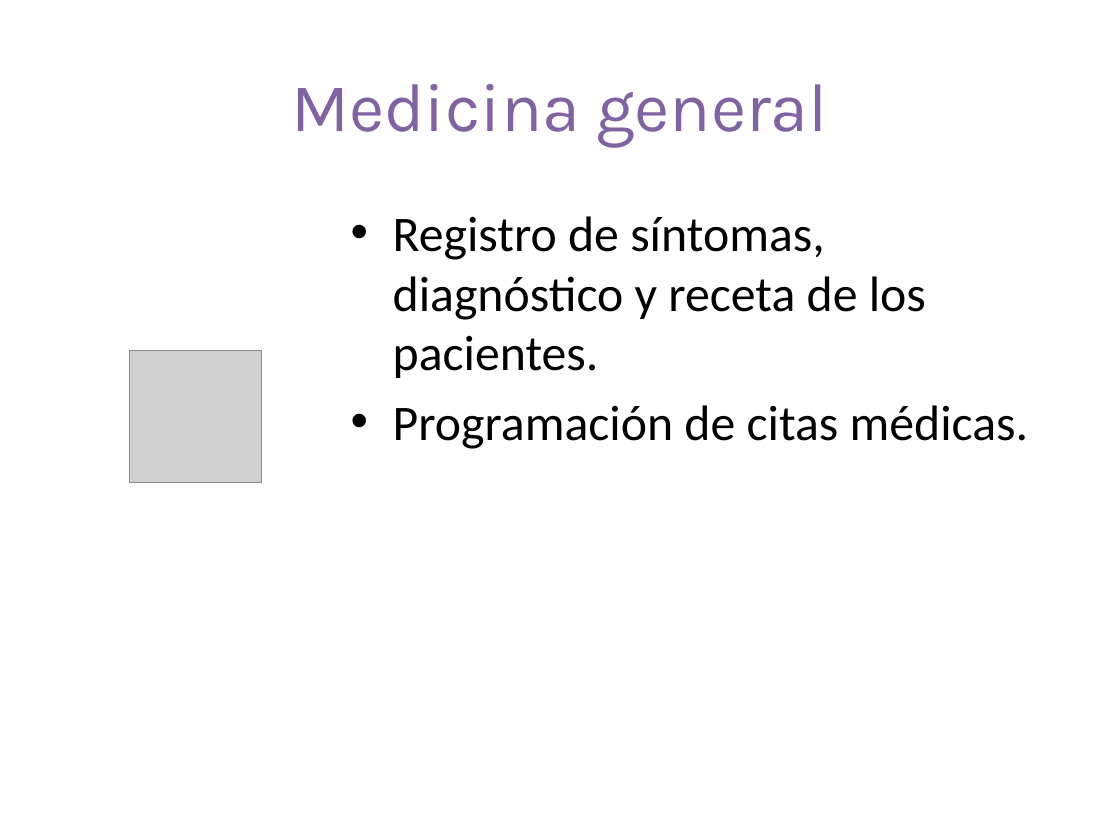
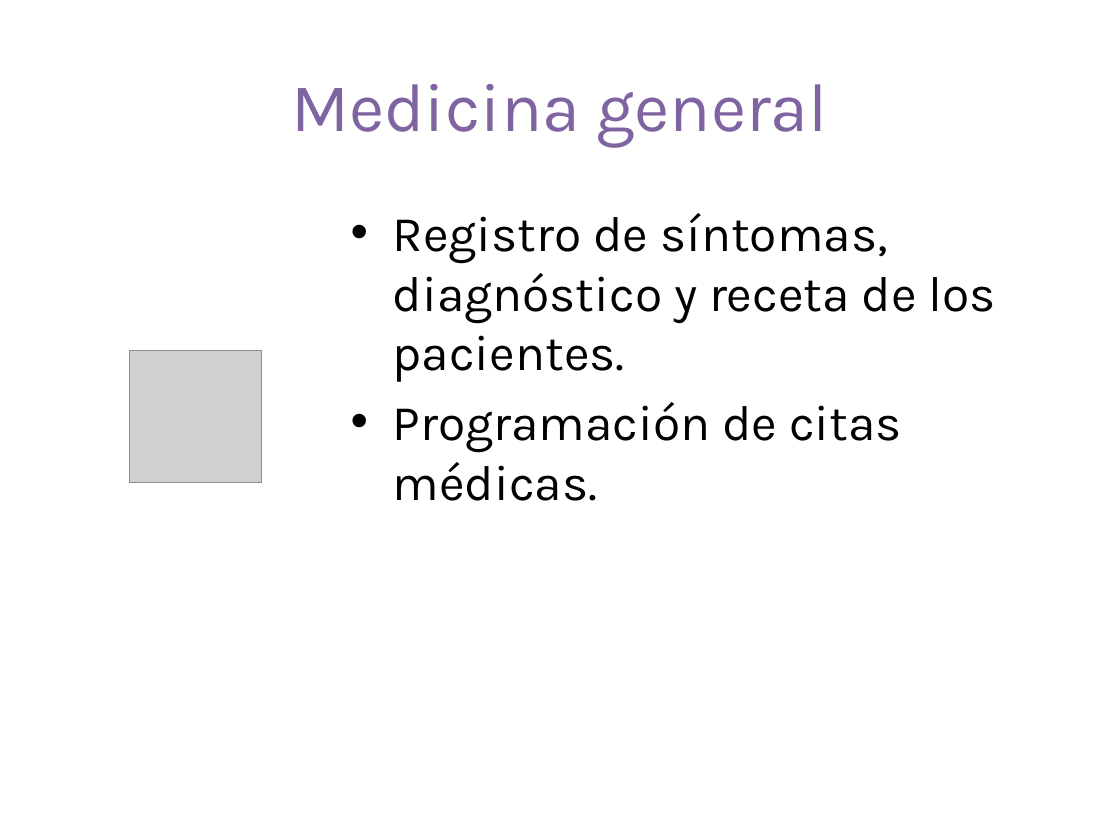
Before and after one commit to aviary-developer/blissey, a slide deck: slide 26 of Documentos/Perfil.pptx. Drawn at 1120x840 pixels with LibreOffice and Linux fonts; fonts in the diff are those of the drawing; grey boxes stand for pictures; background and template pictures are left out. Boxes give left, top, right and bottom in pixels: in the first picture for what was removed or moved away, otherwise in the second. Text is boxed around its words. In the diff, an @@ line names an element or a change of style, - is before the commit and + after.

```diff
--- a/Documentos/Perfil.pptx
+++ b/Documentos/Perfil.pptx
@@ text "Registro de síntomas, diagnóstico y ..." at box(393, 213, 996, 501): font Calibri to Karla @@
```
Also in this commit, not shown: 9 other slides changed, 7 slides added, 1 slide removed.
